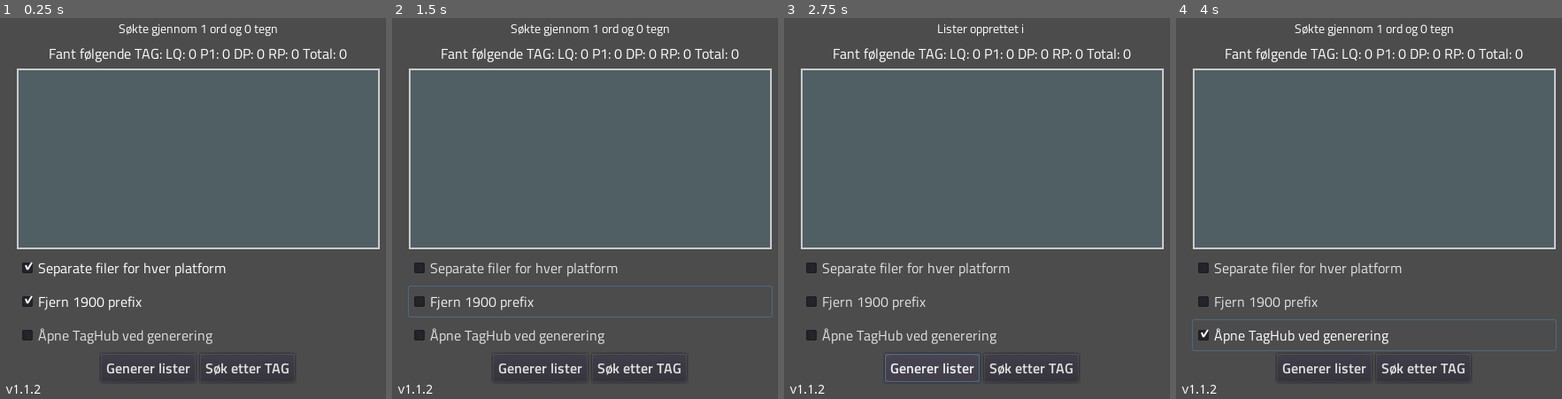
Above: before the commit, frames 1-4 (left to right).
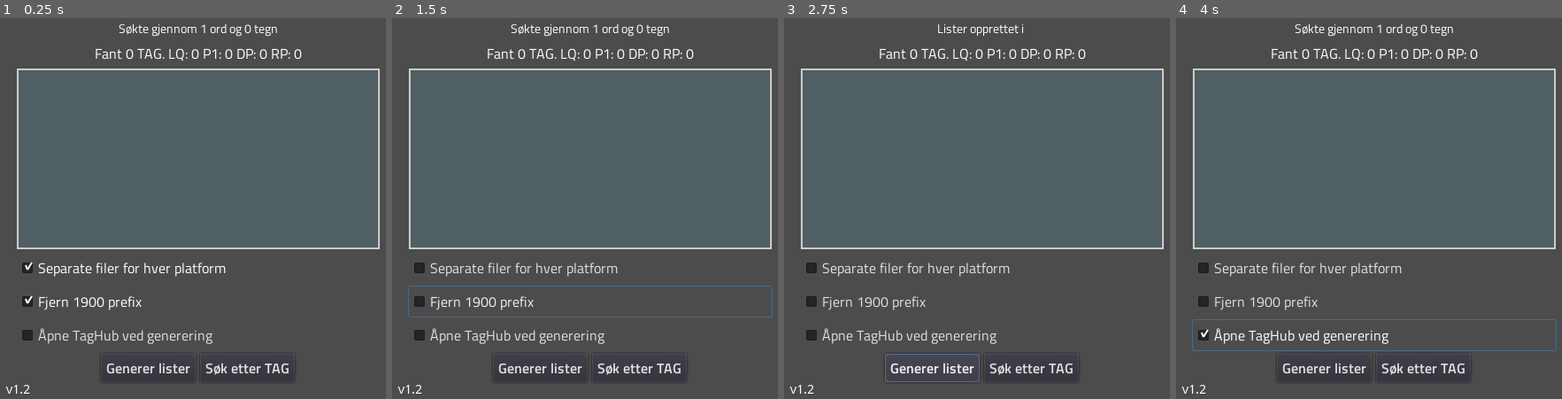
Above: after the commit, the same moments.

Repository: Keroflux/tagfinder
Game: Godot game, scene res://Control.tscn
Two runs of this game, one before a commit and one after it. Both use one fixed random seed, a clock stepped at 60 frames per second and the inputs below.
Inputs:
- Up to frame 1 (0.25 s): no input
- Up to frame 2 (1.5 s): click "Separate filer for hver platf…" at 0.5 s; click "Fjern 1900 prefix" at 1.25 s
- Up to frame 3 (2.75 s): click "Generer lister" at 2 s
- Up to frame 4 (4 s): click "Søk etter TAG" at 2.75 s; click "Åpne TagHub ved generering" at 3.5 s

The runs differ from the first frame. In frame 1, 1.1% of the frame differs, in the area x 6-90%, y 7-99%; in frame 2, 1.1%; in frame 3, 1.1%; in frame 4, 1.1%.

Commit message:
More functions, New TAG buttons
Split operations in to functionms for more flexability. Added new TG buttong in scrollboc with options to delete tag and open in stid search

Diff:
--- a/Control.gd
+++ b/Control.gd
@@ -8,7 +8,7 @@
 var TAGD = []   # Liste for DP tagnummer
 var TAGR = []   # Liste for RP tagnummer
 
-var TAGlabel = preload("res://TAG.tscn") # Label som viser funnede tag i scrollboxen
+var TAGlabel = preload("res://Tagbutton.tscn") # Label som viser funnede tag i scrollboxen
 
 
 func _ready():
@@ -29,21 +29,16 @@
 		words += 1
 		charcnt += len(textList[i])
 		is_tag(textList[i])
-	# Teller antall tagnummer i listene
-	var lq = len(TAGL)
-	var p1 = len(TAGA)
-	var dp = len(TAGD)
-	var rp = len(TAGR)
-	var tot = lq + p1 + dp + rp
 
+	separate_tag()
+	count_tag()
+	fill_scrollbox()
 	$MC/VBC/Label.text = 'Søkte gjennom ' + str(words) + ' ord og ' + str(charcnt) + ' tegn'
-	$MC/VBC/TAG.text = 'Fant følgende TAG: LQ: ' + str(lq) + ' P1: ' + str(p1) + ' DP: ' + str(dp) + ' RP: ' + str(rp) + ' Total: ' + str(tot)
-	fill_scrollbox()
 
 
 # Får ett og ett ord fra search funksjonen og ser om det matcher tag formatet til JSF
 # Alle matcher blir puttet i lister
-func is_tag(text): # TODO: Overkomplisert? Dele opp i flere sorteringsfunksjoner, kanskje.
+func is_tag(text):
 	if len(text) < 9:
 		return false
 	for x in range(0, 3):
@@ -56,29 +51,25 @@
 	if text[6] != '-':
 		return false
 
-	if $MC/VBC/Prefix.pressed: # Fjernet 1900 prefix
+	if $MC/VBC/Prefix.pressed: # Fjerner 1900 prefix
 		text = text.lstrip('123456790-.')
-		if text.begins_with('L') and not TAGL.has(text):
-			TAGL.append(text)
-		if text.begins_with('A') and not TAGA.has(text):
-			TAGA.append(text)
-		if text.begins_with('D') and not TAGD.has(text):
-			TAGD.append(text)
-		if text.begins_with('R') and not TAGR.has(text):
-			TAGR.append(text)
+		if not TAG.has(text):
+			TAG.append(text)
 	else: # Lagrer TAG med 1900 prefix
-		if text[5] == 'L' and not TAGL.has(text):
-			TAGL.append(text)
-		if text[5] == 'A' and not TAGA.has(text):
-			TAGA.append(text)
-		if text[5] == 'D' and not TAGD.has(text):
-			TAGD.append(text)
-		if text[5] == 'R' and not TAGR.has(text):
-			TAGR.append(text)
+		if not TAG.has(text):
+			TAG.append(text)
 
-	TAG = TAGL + TAGA + TAGD + TAGR # Lager en felles liste med alle TAG
+	TAG.sort()
 
-	return true # TODO: Return text i stedet?
+
+# Teller antall tagnummer i listene
+func count_tag():
+	var lq = len(TAGL)
+	var p1 = len(TAGA)
+	var dp = len(TAGD)
+	var rp = len(TAGR)
+	var tot = len(TAG)
+	$MC/VBC/TAG.text = 'Fant ' + str(tot) + ' TAG. LQ: ' + str(lq) + ' P1: ' + str(p1) + ' DP: ' + str(dp) + ' RP: ' + str(rp)
 
 
 # Fyller scrollboxen med tagene som er funnet
@@ -87,8 +78,54 @@
 		child.queue_free()
 	for tag in TAG:
 		var a = TAGlabel.instance()
-		a.text = tag
+		a.get_child(0).text = tag
+		a.index = tag
+		a.connect("delte_tag", self, "_on_Delete_tag")
+		a.connect("open_stid", self, "_on_Open_STID")
 		$MC/VBC/TagListe/VBC.add_child(a)
+
+
+# Separerer tag per platform
+func separate_tag():
+	TAGL = []
+	TAGA = []
+	TAGD = []
+	TAGR = []
+
+	if $MC/VBC/Prefix.pressed:
+		for tag in TAG:
+			if tag.begins_with('L') and not TAGL.has(tag):
+				TAGL.append(tag)
+			if tag.begins_with('A') and not TAGA.has(tag):
+				TAGA.append(tag)
+			if tag.begins_with('D') and not TAGD.has(tag):
+				TAGD.append(tag)
+			if tag.begins_with('R') and not TAGR.has(tag):
+				TAGR.append(tag)
+	else:
+		for tag in TAG:
+			if tag[5].begins_with('L') and not TAGL.has(tag):
+				TAGL.append(tag)
+			if tag[5].begins_with('A') and not TAGA.has(tag):
+				TAGA.append(tag)
+			if tag[5].begins_with('D') and not TAGD.has(tag):
+				TAGD.append(tag)
+			if tag[5].begins_with('R') and not TAGR.has(tag):
+				TAGR.append(tag)
+
+
+# Funkjson for å slette TAG før lagring
+func _on_Delete_tag(index):
+	var a = TAG.find(index)
+	TAG.remove(a)
+	fill_scrollbox()
+	separate_tag()
+	count_tag()
+
+
+# Funksjon for å åpne et STID søk med valgt TAG
+func _on_Open_STID(index):
+	OS.shell_open('http://tips.statoil.no/TagDetails.aspx?inst_code=JSV&tag_no=' + str(index) + '&search=tag')
 
 
 # Funksjon for å lagre tag i .txt filer
@@ -109,10 +146,12 @@
 		save(TAGA, 'JSA')
 		save(TAGD, 'JSD')
 		save(TAGR, 'JSR')
-	if not $MC/VBC/Multifile.pressed: # Lagrer felles lister
+
+	if not $MC/VBC/Multifile.pressed: # Lagrer felles liste
 		save(TAG, 'JSF')
 
 	$MC/VBC/Label.text = 'Lister opprettet i ' + dir
+	OS.shell_open(dir)
 
 	if $MC/VBC/Taghub.pressed: # Åpner TagHub
 		OS.shell_open('https://taghub.equinor.com/')
@@ -125,7 +164,6 @@
 	TAGD = []
 	TAGR = []
 	TAG = []
-
 	search()
 
 
--- a/Control.tscn
+++ b/Control.tscn
@@ -4,23 +4,27 @@
 [ext_resource path="res://TitilliumWeb-SemiBold.ttf" type="DynamicFontData" id=2]
 [ext_resource path="res://TitilliumWeb-Regular.ttf" type="DynamicFontData" id=3]
 
-[sub_resource type="DynamicFont" id=2]
+[sub_resource type="DynamicFont" id=1]
 size = 14
 font_data = ExtResource( 3 )
 
-[sub_resource type="DynamicFont" id=1]
+[sub_resource type="DynamicFont" id=2]
 use_mipmaps = true
 use_filter = true
 font_data = ExtResource( 3 )
 
-[sub_resource type="StyleBoxFlat" id=4]
+[sub_resource type="StyleBoxFlat" id=3]
+content_margin_left = 5.0
+content_margin_right = 5.0
+content_margin_top = 5.0
+content_margin_bottom = 5.0
 bg_color = Color( 0.317647, 0.376471, 0.392157, 1 )
 border_width_left = 2
 border_width_top = 2
 border_width_right = 2
 border_width_bottom = 2
 
-[sub_resource type="DynamicFont" id=3]
+[sub_resource type="DynamicFont" id=4]
 font_data = ExtResource( 3 )
 
 [sub_resource type="DynamicFont" id=5]
@@ -86,13 +90,14 @@
 margin_bottom = 260.0
 size_flags_horizontal = 3
 size_flags_vertical = 3
-custom_styles/bg = SubResource( 4 )
+custom_styles/bg = SubResource( 3 )
+scroll_horizontal_enabled = false
 
 [node name="VBC" type="VBoxContainer" parent="MC/VBC/TagListe"]
-margin_left = 2.0
-margin_top = 2.0
-margin_right = 408.0
-margin_bottom = 202.0
+margin_left = 5.0
+margin_top = 5.0
+margin_right = 405.0
+margin_bottom = 199.0
 size_flags_horizontal = 3
 size_flags_vertical = 3
 
@@ -171,7 +176,7 @@
 margin_top = 432.0
 margin_right = 52.0
 margin_bottom = 446.0
-text = "v1.1.2"
+text = "v1.2"
 __meta__ = {
 "_edit_use_anchors_": false
 }
--- a/TAG.tscn
+++ /dev/null
@@ -1,21 +0,0 @@
-[gd_scene load_steps=3 format=2]
-
-[ext_resource path="res://Xolonium-Regular.ttf" type="DynamicFontData" id=1]
-
-[sub_resource type="DynamicFont" id=1]
-font_data = ExtResource( 1 )
-
-[node name="TAG" type="Label"]
-anchor_right = 1.0
-anchor_bottom = 1.0
-margin_right = 3.05176e-05
-margin_bottom = -425.0
-size_flags_horizontal = 3
-size_flags_vertical = 1
-custom_fonts/font = SubResource( 1 )
-text = "R-24LT001"
-align = 1
-valign = 1
-__meta__ = {
-"_edit_use_anchors_": false
-}
--- /dev/null
+++ b/Tagbutton.gd
@@ -0,0 +1,31 @@
+extends Control
+
+signal delte_tag
+signal open_stid
+var index = -1
+
+func _ready():
+	var a = StyleBoxFlat.new()
+	if index[0].is_valid_integer():
+		index = index.lstrip("0123456789-.")
+
+	if index.begins_with("L"):
+		a.set_bg_color(Color(0.098039, 0.447059, 0.298039))
+		$Button.set("custom_styles/normal", a)
+	if index.begins_with("A"):
+		a.set_bg_color(Color(0.098039, 0.364706, 0.447059))
+		$Button.set("custom_styles/normal", a)
+	if index.begins_with("D"):
+		a.set_bg_color(Color(0.807843, 0.235294, 0.235294))
+		$Button.set("custom_styles/normal", a)
+	if index.begins_with("R"):
+		a.set_bg_color(Color(0.556863, 0.529412, 0.113725))
+		$Button.set("custom_styles/normal", a)
+
+
+func _on_Delete_pressed():
+	emit_signal("delte_tag", index)
+
+
+func _on_STID_pressed():
+	emit_signal("open_stid", index)
--- /dev/null
+++ b/Tagbutton.tscn
@@ -0,0 +1,71 @@
+[gd_scene load_steps=6 format=2]
+
+[ext_resource path="res://Prototype.ttf" type="DynamicFontData" id=1]
+[ext_resource path="res://Tagbutton.gd" type="Script" id=2]
+
+[sub_resource type="StyleBoxFlat" id=3]
+bg_color = Color( 0.113725, 0.666667, 0.796078, 1 )
+
+[sub_resource type="StyleBoxFlat" id=1]
+bg_color = Color( 0.556863, 0.529412, 0.113725, 1 )
+border_width_left = 2
+border_width_top = 2
+border_width_right = 2
+border_width_bottom = 2
+
+[sub_resource type="DynamicFont" id=2]
+size = 18
+font_data = ExtResource( 1 )
+
+[node name="Tagbutton" type="Control"]
+anchor_right = 1.0
+anchor_bottom = 1.0
+margin_right = 3.05176e-05
+margin_bottom = -410.0
+rect_min_size = Vector2( 250, 40 )
+size_flags_horizontal = 3
+script = ExtResource( 2 )
+__meta__ = {
+"_edit_use_anchors_": false
+}
+
+[node name="Button" type="Button" parent="."]
+anchor_right = 1.0
+anchor_bottom = 1.0
+size_flags_horizontal = 3
+size_flags_vertical = 3
+custom_styles/hover = SubResource( 3 )
+custom_styles/normal = SubResource( 1 )
+custom_fonts/font = SubResource( 2 )
+text = "A-23PT0630"
+__meta__ = {
+"_edit_use_anchors_": false
+}
+
+[node name="Delete" type="Button" parent="."]
+anchor_top = 0.5
+anchor_bottom = 0.5
+margin_left = 8.0
+margin_top = -12.0
+margin_right = 65.0
+margin_bottom = 12.0
+text = "DELETE"
+__meta__ = {
+"_edit_use_anchors_": false
+}
+
+[node name="STID" type="Button" parent="."]
+anchor_left = 1.0
+anchor_top = 0.5
+anchor_right = 1.0
+anchor_bottom = 0.5
+margin_left = -50.0001
+margin_top = -12.0
+margin_right = -9.00006
+margin_bottom = 12.0
+text = "STID"
+__meta__ = {
+"_edit_use_anchors_": false
+}
+[connection signal="pressed" from="Delete" to="." method="_on_Delete_pressed"]
+[connection signal="pressed" from="STID" to="." method="_on_STID_pressed"]
Not shown: 5 places in Control.tscn that only renumber resources
